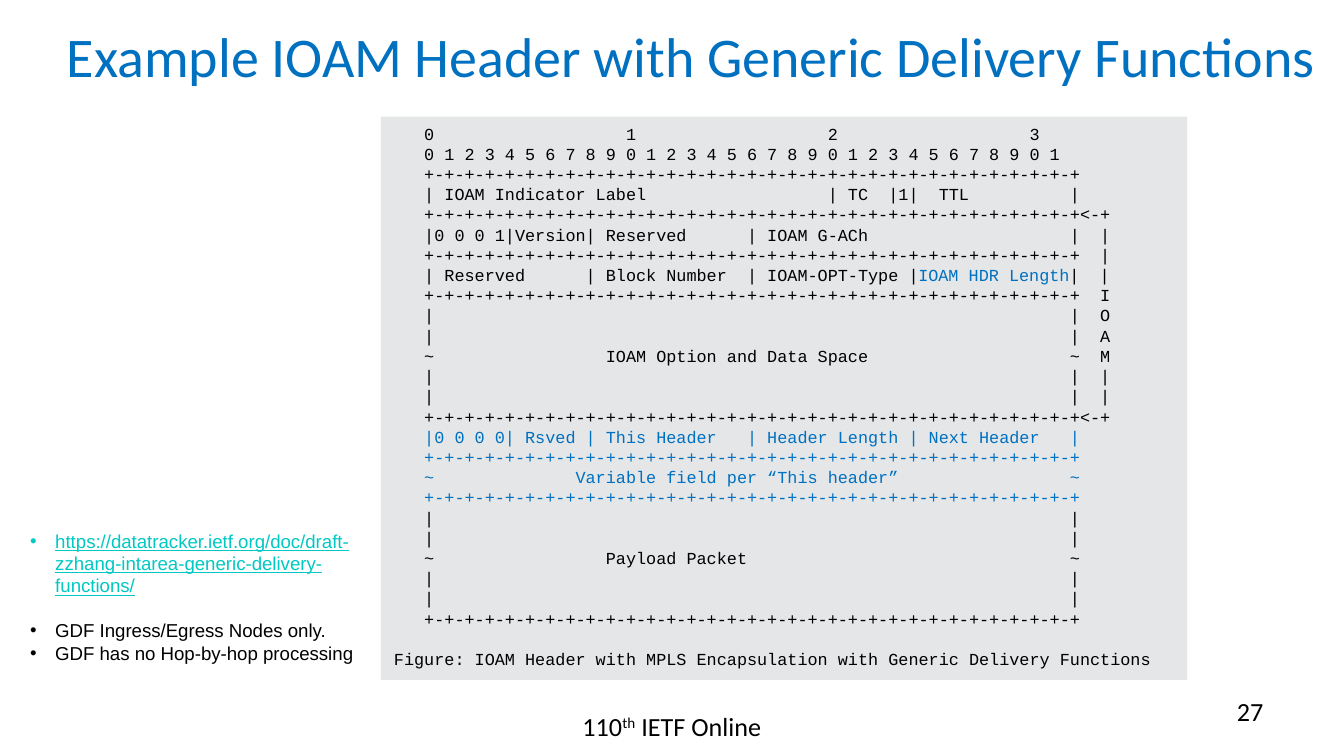
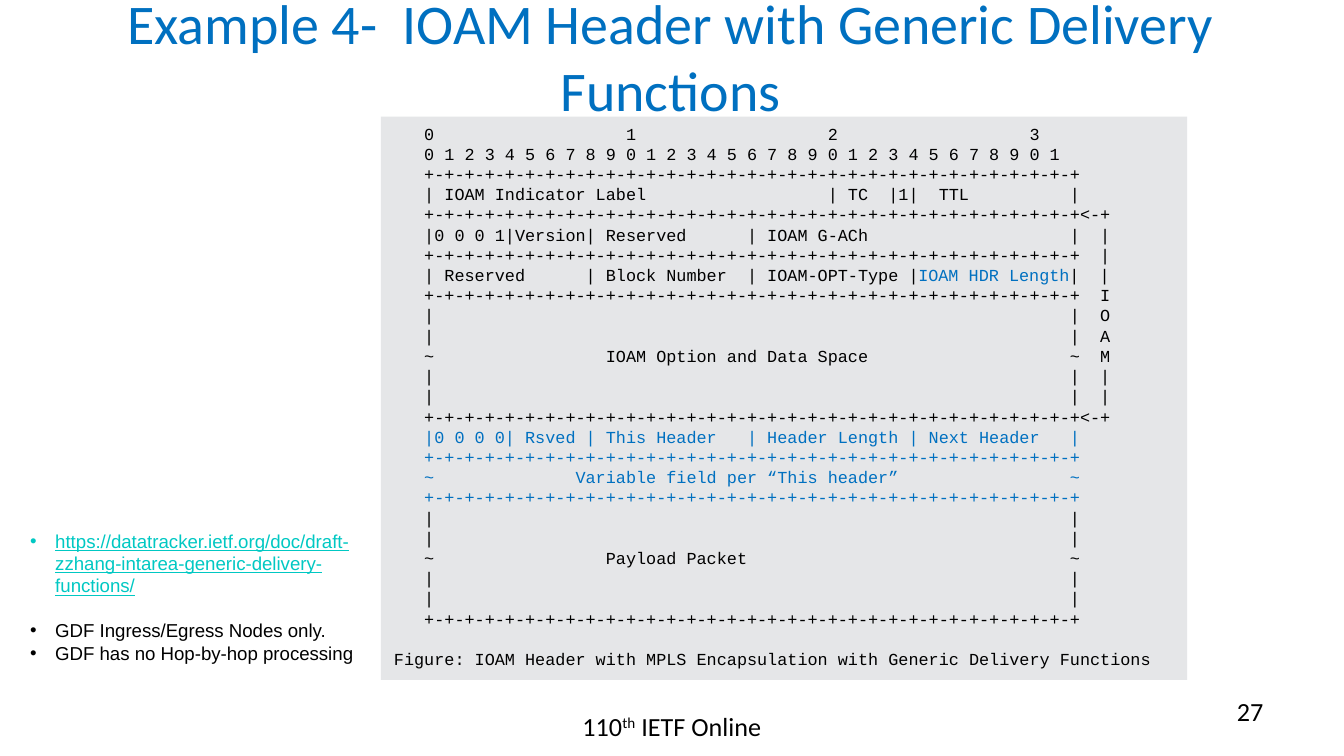
Before and after one commit to rakgandhi/ietf-slides, a slide deck: slide 27 of draft-gandhi-mpls-ioam-sr-05.pptx. Drawn at 1344x756 pixels with LibreOffice and Linux fonts; fonts in the diff are those of the drawing. Boxes give left, top, right and bottom in pixels: in the first picture for what was removed or moved away, otherwise in the second. Text is boxed around its words. In the diff, an @@ line names an element or a change of style, - is before the commit and + after.

```diff
--- a/draft-gandhi-mpls-ioam-sr-05.pptx
+++ b/draft-gandhi-mpls-ioam-sr-05.pptx
@@ title at bbox=[127, 5, 1212, 112]: text changed @@
-Example IOAM Header with Generic Delivery Functions
+Example 4- IOAM Header with Generic Delivery Functions
```
Also in this commit, not shown: 7 other slides changed, 1 other file.
